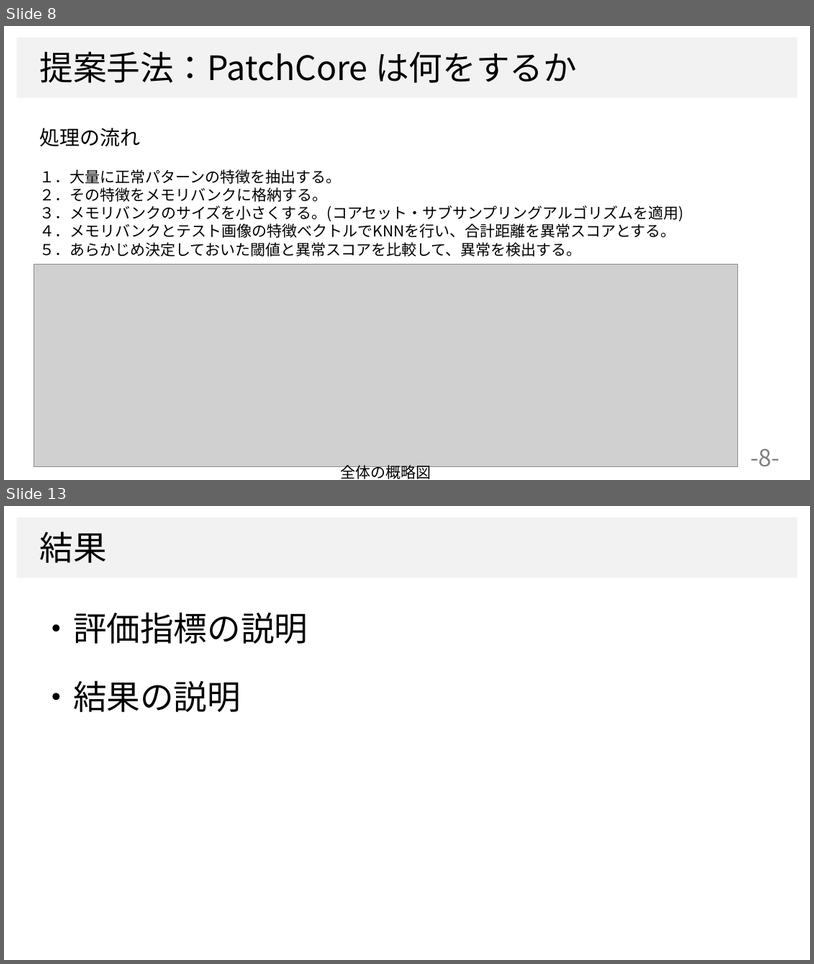
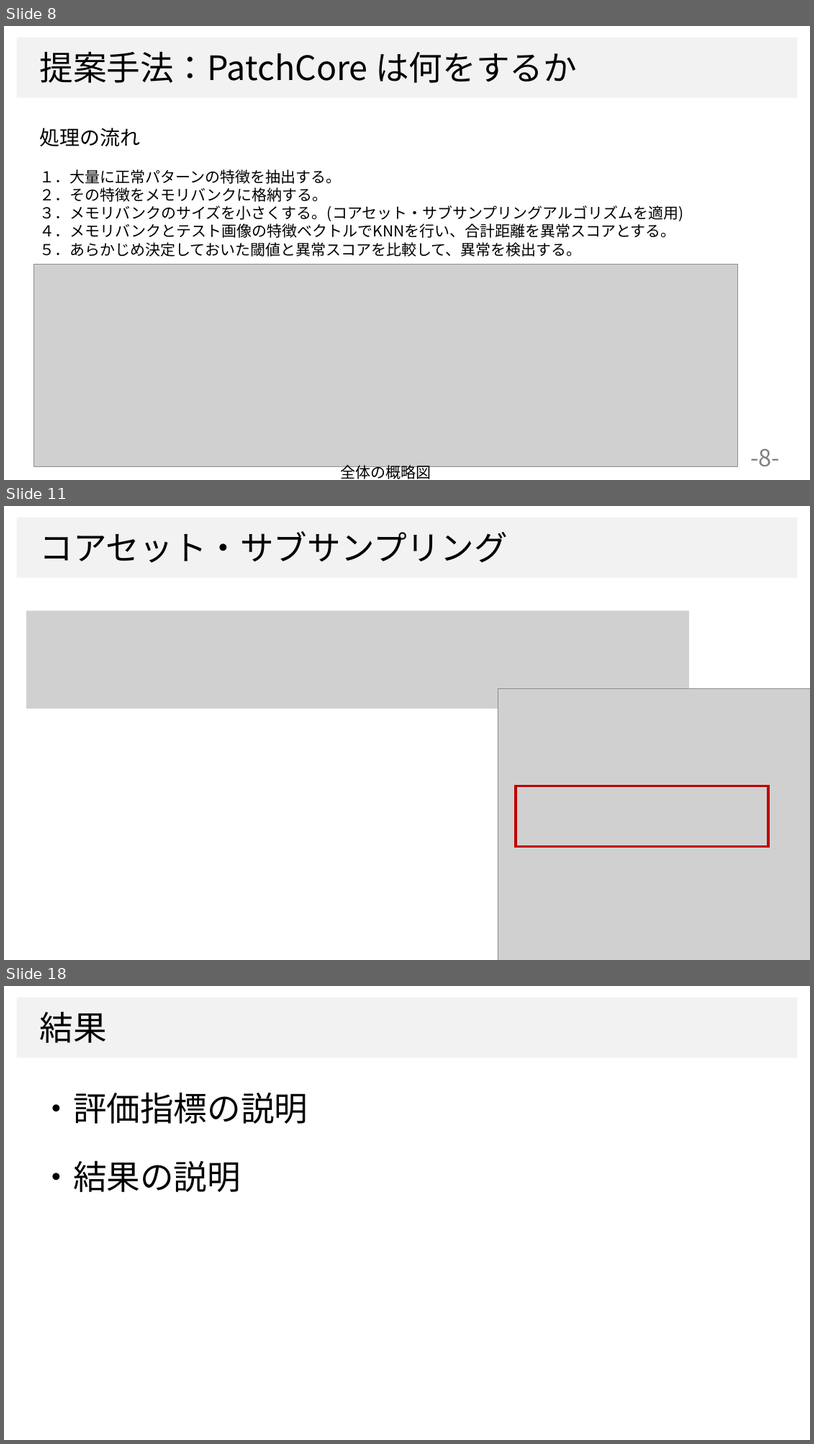
Before and after one commit to dhia-github/haselab-all, a slide deck: 発表資料/B4_上坂大樹_ゼミ用資料.pptx. Shown one above the other, each under a label of ours: slides 8 and 13 before the commit, slides 8, 11 and 18 after it; the slides between them are not shown. The pictures are 814x964 and 814x1444 pixels, drawn with LibreOffice and Linux fonts; fonts in the diff are those of the drawing; grey boxes stand for pictures; background and template pictures are left out. Boxes give left, top, right and bottom in pixels: in the first picture for what was removed or moved away, otherwise in the second. Text is boxed around its words. In the diff, an @@ line names an element or a change of style, - is before the commit and + after.

```diff
--- a/発表資料/B4_上坂大樹_ゼミ用資料.pptx
+++ b/発表資料/B4_上坂大樹_ゼミ用資料.pptx
@@ slide 11 added at [4,506,810,960], background #FFFFFF; not listed: 1 template element that a slide beside it also shows @@
@@ text added at [40,531,508,563], 40 pt, text #000000 @@
+コアセット・サブサンプリング
@@ picture added at [26,610,689,708] @@
@@ picture added at [498,689,810,960] @@
@@ rectangle added at [517,786,769,847], outline #C00000 3 pt @@
@@ what was slide 13 is now slide 18 @@
```
Also in this commit, not shown: 5 slides changed, 5 other slides added, 1 slide removed, 1 other file.
